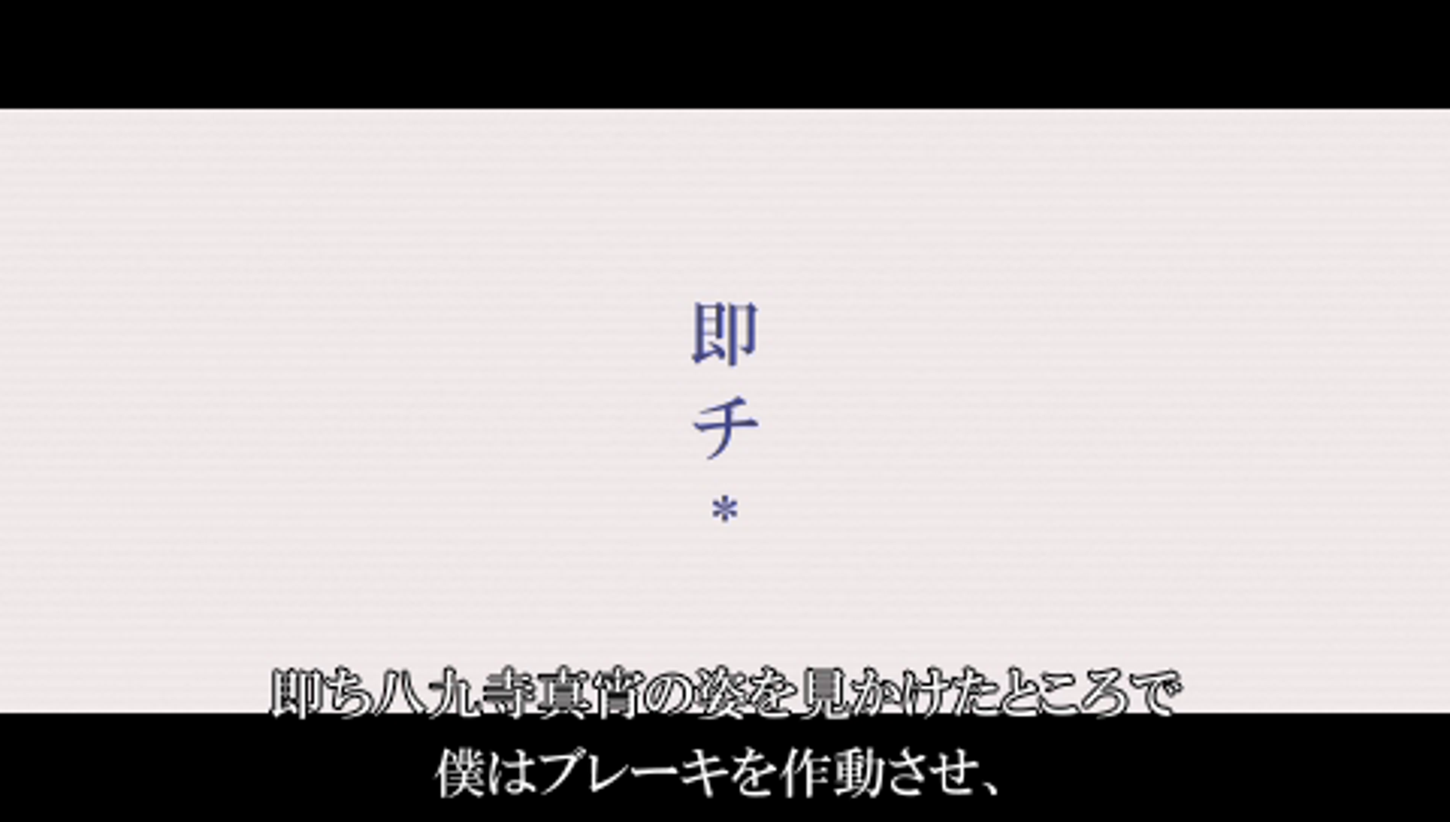
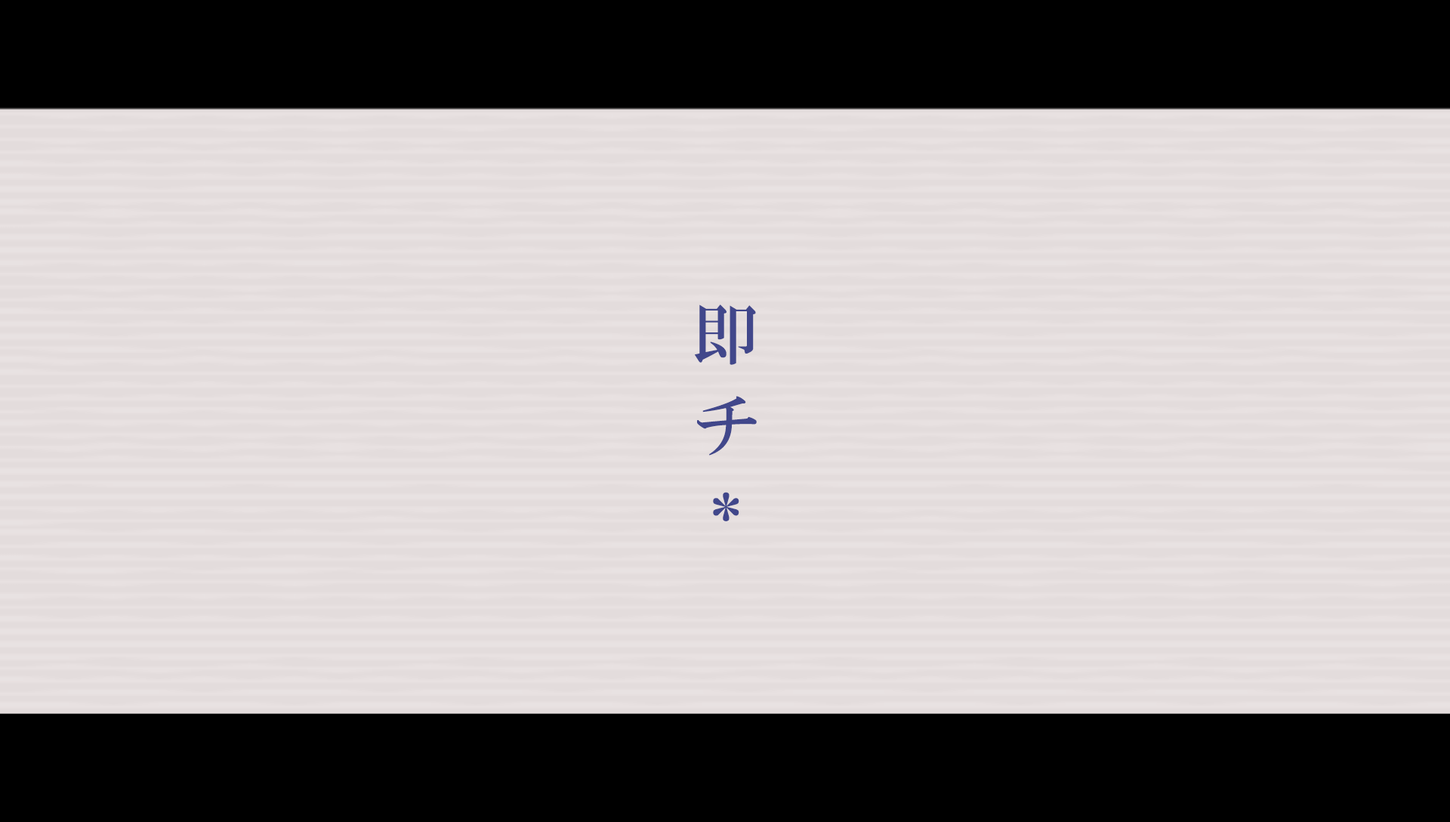
Comparing the layer stacks of the two 1450 x 822 images. Changes:
added layer "即チ＊" above "Layer 2" over (x1=694, y1=304, x2=757, y2=522)
showed "Layer 2", painted on it over (x1=0, y1=107, x2=1450, y2=800)
